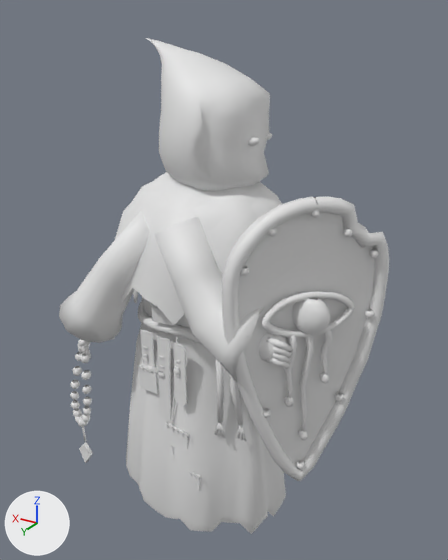
The FBX model Assets/_CrimsonVeil/Art/Enemy/ShieldMonk.fbx, before and after one commit.
Before and after are seen from a 50 mm lens placed at (-1.42, 2.17, 2.24), pointed at (-0.08, -0.07, 1.12). Lighting does not change. The marker at lower left points along +X, +Y and +Z. The older version comes first. Where no turn or scale is listed for an object, it has been applied to the vertices. Vertices at exactly the same position are counted once.

The scene before the commit, as lines of its bpy script (objects in view):
```python
me_robe = bpy.data.meshes.new('Robe')
me_robe.from_pydata(...)  # 3121 vertices, 2641 faces; spans x -0.59..0.59, y -0.32..0.48, z -0.1..2.14
# faces by material slot: [2114, 527]
me_robe.materials.append(mat_ink)  # white #e7e7e7
me_robe.materials.append(mat_crimson)  # white #e7e7e7
me_shield = bpy.data.meshes.new('Shield')
me_shield.from_pydata(...)  # 1200 vertices, 1066 faces; spans x -0.283..0.199, y -0.648..0.599, z -0.314..0.236
# faces by material slot: [680, 386]
me_shield.materials.append(mat_ink)  # white #e7e7e7
me_shield.materials.append(mat_crimson)  # white #e7e7e7
ob_robe = bpy.data.objects.new('Robe', me_robe)
ob_robe.location = (0.0, 0.0, 0.0)
ob_shield = bpy.data.objects.new('Shield', me_shield)
ob_shield.location = (-0.55, 0.15, 1.05)
ob_shield.rotation_euler = (1.571, 0.0, 0.0)  # degrees (90, 0, 0)
```
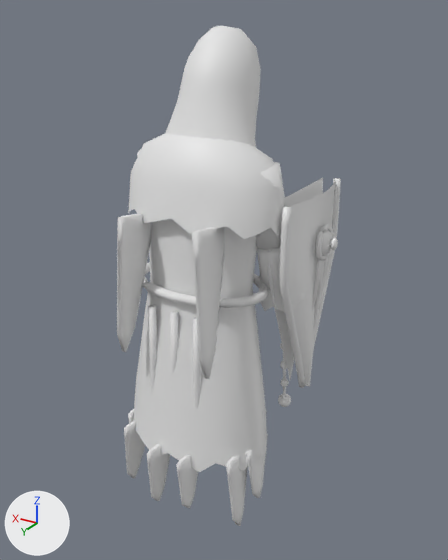
Scene script edits in JSON lines:
```json
{"block": "me_shield", "where": "# used by ob_shield; location = (-0.55, 0.15, 1.05); rotation_euler = (1.571, 0.0, 0.0), in degrees (90, 0, 0)"}
{"op": "remove", "block": "me_shield", "code": "me_shield.from_pydata(...)  # 1200 vertices, 1066 faces; spans x -0.283..0.199, y -0.648..0.599, z -0.314..0.236"}
{"op": "add", "block": "me_shield", "code": "me_shield.from_pydata(...)  # 974 vertices, 950 faces; spans x -0.298..0.298, y -0.163..0.03, z -0.568..0.422"}
{"block": "me_shield", "change": "me_shield part 1: a new loose piece, a UV sphere (12 segments, 8 rings, poles along z) spanning x -0.06..0.06, y -0.136..-0.064, z 0.14..0.26, in mat_ink (white #e7e7e7)"}
{"block": "me_shield", "change": "me_shield part 2: a new loose piece, a UV sphere (10 segments, 6 rings, poles along z) spanning x -0.028..0.028, y -0.163..-0.137, z 0.172..0.228, in mat_crimson (white #e7e7e7)"}
{"block": "me_shield", "change": "me_shield part 3: a new loose piece of 242 vertices spanning x -0.298..0.298, y -0.058..-0.022, z -0.568..0.422, in mat_ink (white #e7e7e7)"}
{"block": "me_shield", "change": "me_shield part 4: a new loose piece of 195 vertices spanning x -0.28..0.28, y -0.08..-0.03, z -0.56..0.42, in mat_ink (white #e7e7e7)"}
{"block": "me_shield", "change": "me_shield part 5: a new loose piece of 195 vertices spanning x -0.28..0.28, y 0.03, z -0.56..0.42, in mat_ink (white #e7e7e7)"}
{"block": "me_shield", "change": "me_shield part 6: a new loose piece of 126 vertices spanning x -0.082..0.082, y -0.115..-0.095, z 0.118..0.282, in mat_crimson (white #e7e7e7)"}
{"block": "me_shield", "change": "me_shield part 7: a new loose piece of 26 vertices spanning x -0.042..-0.018, y -0.107..-0.053, z -0.191..0.13, in mat_crimson (white #e7e7e7)"}
{"block": "me_shield", "change": "me_shield part 8: a new loose piece of 26 vertices spanning x -0.012..0.012, y -0.107..-0.053, z -0.351..0.13, in mat_crimson (white #e7e7e7)"}
{"block": "me_shield", "change": "me_shield part 9: 19 loose pieces with 846 vertices, spanning x -0.257..0.118, y -0.567..0.558, z -0.274..0.162, are deleted"}
{"block": "me_shield", "change": "me_shield part 10: 352 vertices removed from x -0.283..0.199, y -0.648..0.599, z -0.314..0.236"}
{"block": "me_shield", "change": "other edits to the shape of me_shield do not show in these pictures"}
{"op": "add", "block": "me_shieldmonk", "code": ["me_shieldmonk = bpy.data.meshes.new('ShieldMonk')", "me_shieldmonk.from_pydata(...)  # 2597 vertices, 2754 faces; spans x -0.44..0.39, y -0.55..0.39, z 0.0..2.19", "# faces by material slot: [1938, 816]", "me_shieldmonk.materials.append(mat_ink)  # white #e7e7e7", "me_shieldmonk.materials.append(mat_crimson)  # white #e7e7e7"]}
{"op": "remove", "block": "ob_robe", "code": ["ob_robe = bpy.data.objects.new('Robe', me_robe)", "ob_robe.location = (0.0, 0.0, 0.0)"]}
{"op": "set", "path": "ob_shield.location", "old": "(-0.55, 0.15, 1.05)", "new": "(-0.36, -0.3, 1.1)"}
{"op": "set", "path": "ob_shield.rotation_euler", "old": "(1.571, 0.0, 0.0)", "new": "(0.0, 0.0, -1.571)", "note": "degrees (90, 0, 0) -> degrees (0, 0, -90)"}
{"op": "add", "block": "ob_shieldmonk", "code": ["ob_shieldmonk = bpy.data.objects.new('ShieldMonk', me_shieldmonk)", "ob_shieldmonk.location = (0.0, 0.0, 0.0)"]}
```

Where the change shows, as pixel boxes [x1, y1, x2, y2] in the pictures (448 x 560 px):
```json
{"object": "Robe", "change": "deleted", "before": [59, 38, 292, 534], "faces in mat_ink (white #e7e7e7)": [59, 38, 292, 534], "faces in mat_crimson (white #e7e7e7)": [70, 133, 272, 463]}
{"object": "ShieldMonk", "change": "added", "after": [117, 26, 307, 526], "faces in mat_ink (white #e7e7e7)": [117, 26, 307, 526], "faces in mat_crimson (white #e7e7e7)": [143, 262, 291, 407]}
{"object": "Shield", "change": "reshaped, moved, turned", "before": [222, 196, 389, 481], "after": [268, 178, 341, 388]}
{"part": 1, "of": "me_shield", "change": "added", "after": [315, 230, 333, 256]}
{"part": 2, "of": "me_shield", "change": "added", "after": [331, 238, 338, 250]}
{"part": 3, "of": "me_shield", "change": "added", "after": [279, 178, 341, 388]}
{"part": 4, "of": "me_shield", "change": "added", "after": [287, 181, 335, 386]}
{"part": 5, "of": "me_shield", "change": "added", "after": [268, 178, 323, 381]}
{"part": 6, "of": "me_shield", "change": "added", "after": [316, 224, 333, 260]}
{"part": 7, "of": "me_shield", "change": "added", "after": [312, 259, 322, 311]}
{"part": 8, "of": "me_shield", "change": "added", "after": [313, 260, 324, 333]}
{"part": 9, "of": "me_shield", "change": "deleted", "before": [240, 210, 378, 469]}
{"part": 10, "of": "me_shield", "change": "deleted", "before": [222, 196, 389, 481]}
```
